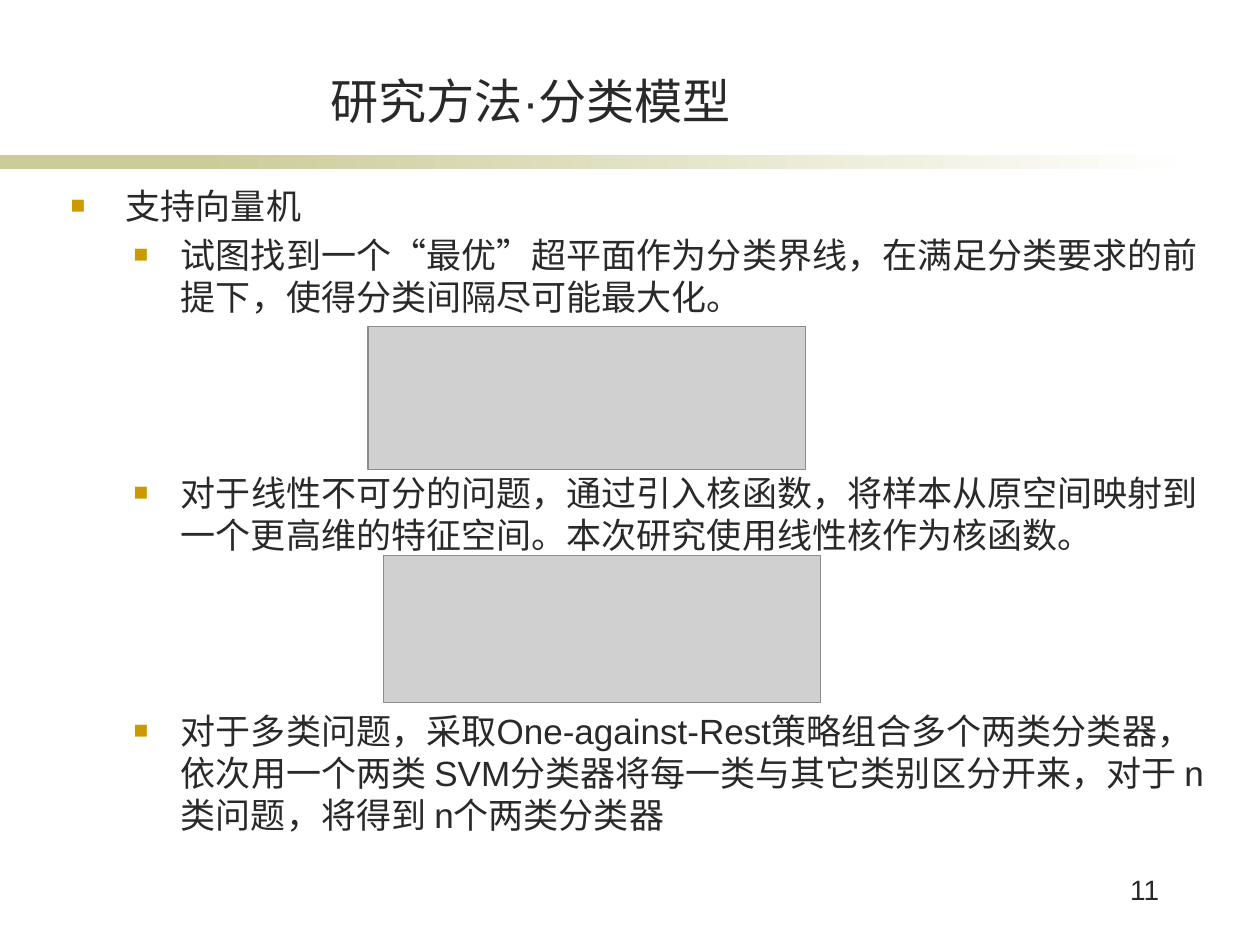
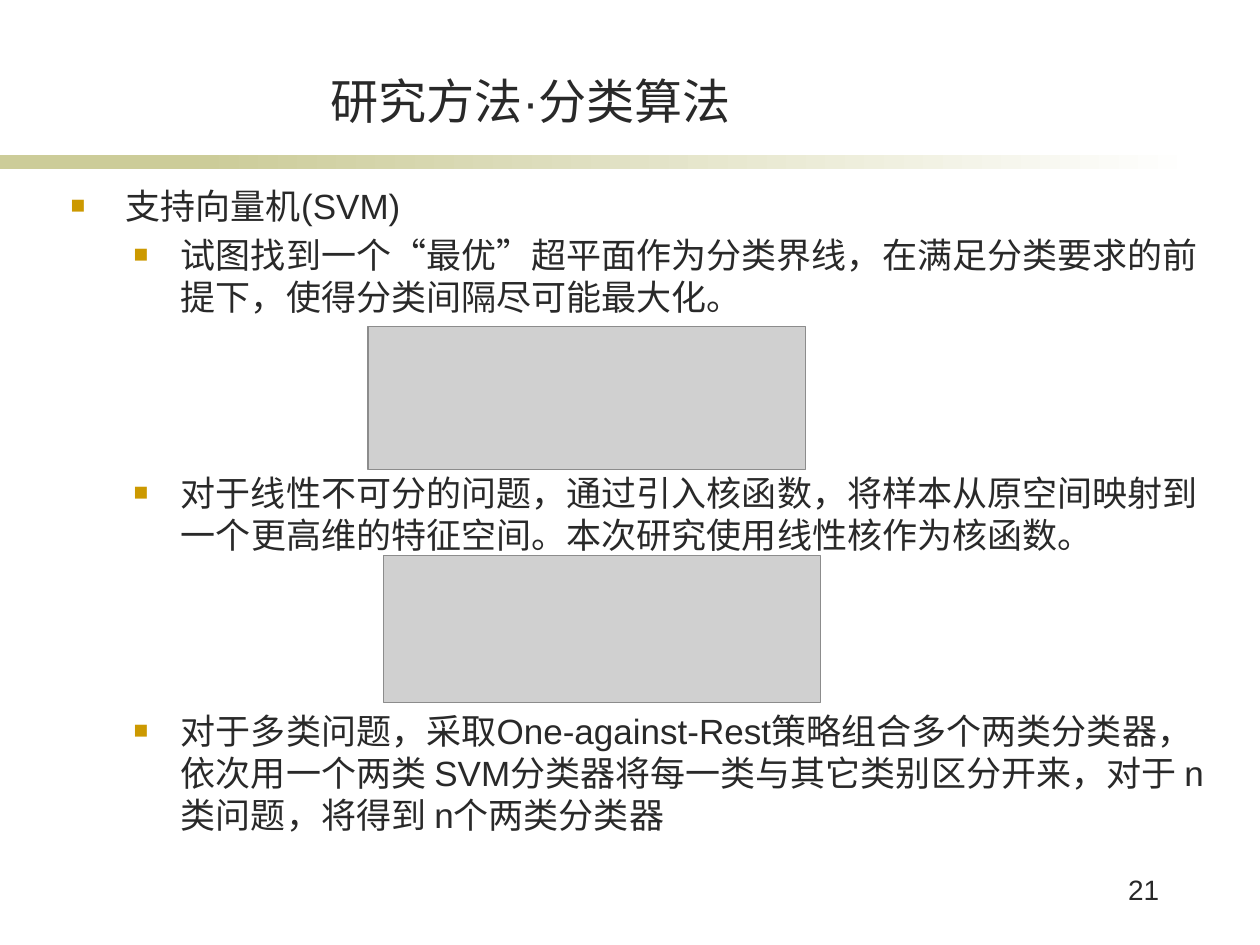
Before and after one commit to XuanBQ/SogouClientsPredict, a slide deck: slide 21 of bq_毕业答辩.pptx (slide 11 before the commit). Drawn at 1260x945 pixels with LibreOffice and Linux fonts; fonts in the diff are those of the drawing; grey boxes stand for pictures; background and template pictures are left out. Boxes give left, top, right and bottom in pixels: in the first picture for what was removed or moved away, otherwise in the second. Text is boxed around its words. In the diff, an @@ line names an element or a change of style, - is before the commit and + after.

```diff
--- a/bq_毕业答辩.pptx
+++ b/bq_毕业答辩.pptx
@@ title at [330,78,731,123]: text changed @@
-研究方法·分类模型
+研究方法·分类算法
@@ text at [126,189,401,227]: text changed @@
-■ 支持向量机
+■ 支持向量机(SVM)
@@ page number at [1128,880,1159,900]: text changed @@
-11
+21
```
Also in this commit, not shown: 13 other slides changed, 2 slides added, 1 slide removed, 4 other files.
